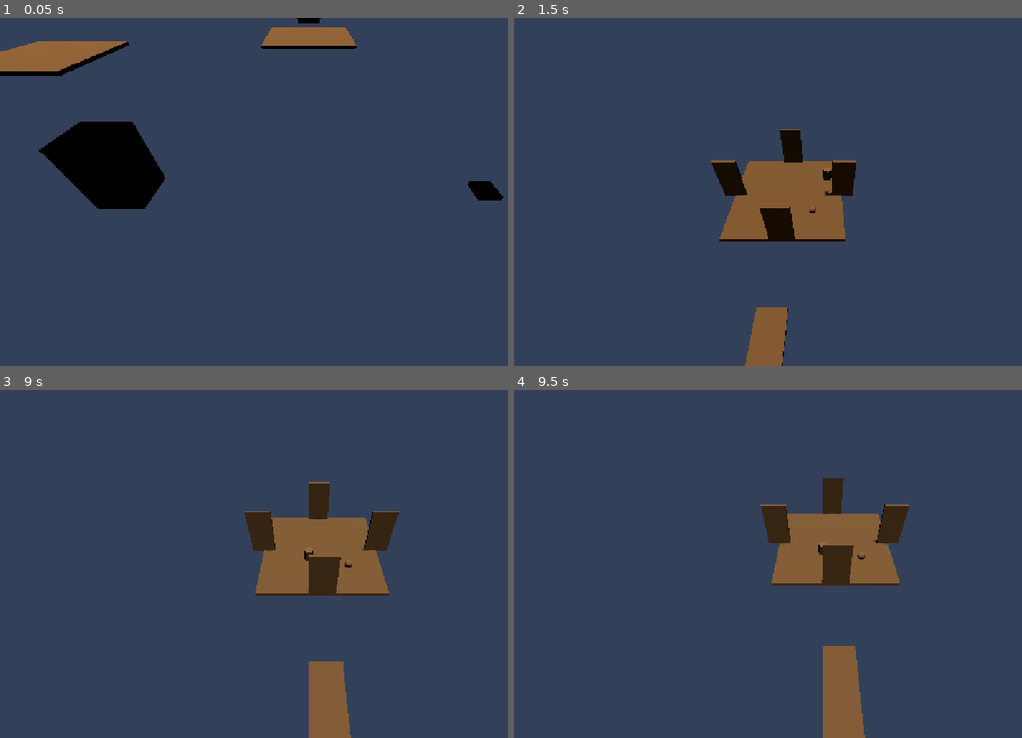
Above: before the commit, frames 1-4 (two rows, left to right).
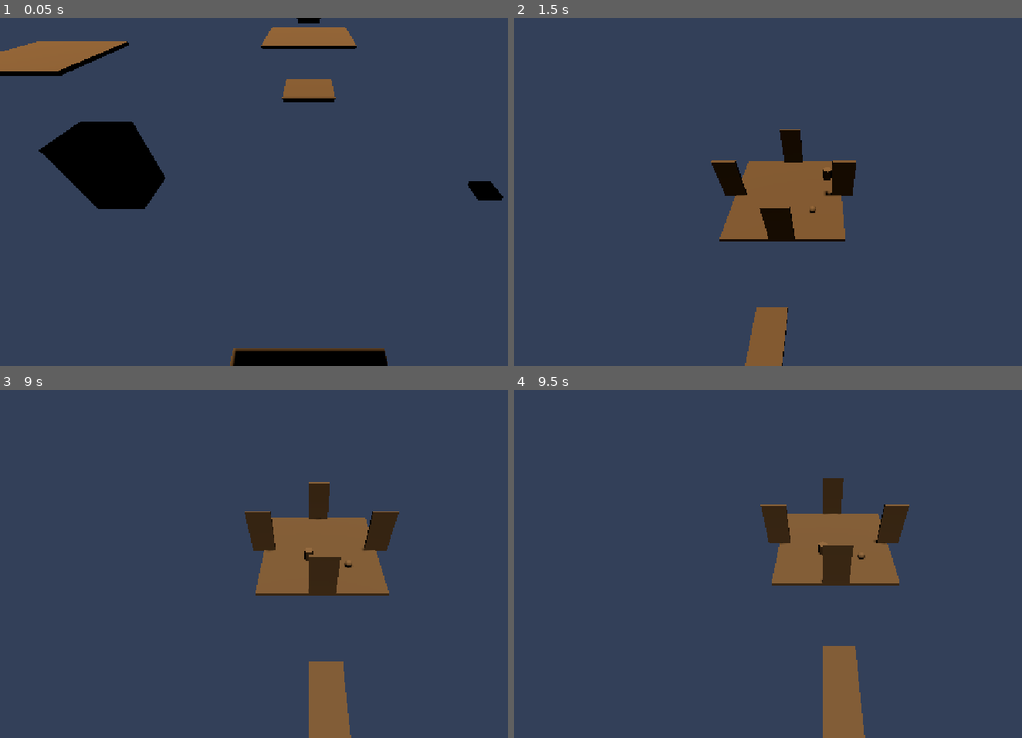
Above: after the commit, the same moments.

Repository: ahmadmuteen64-droid/Ashfall
Game: Godot game, scene res://scenes/world/main.tscn
Two runs of this game, one before a commit and one after it. Both use one fixed random seed, a clock stepped at 60 frames per second and the inputs below.
Inputs (mouse positions are in pixels of both pictures, inside the frame that each line leads up to):
- Up to frame 1 (0.05 s): no input
- Up to frame 2 (1.5 s): tap Enter at 0.5 s; move the mouse to (961, 174) at 0.52 s; hold D (move_right) 0.53-1.25 s; hold E (interact) 0.53-1.25 s; click (961, 174) at 0.67 s; tap Space (jump) at 0.77 s; drag from (696, 209) to (793, 261) at 1.27 s
- Up to frame 3 (9 s): move the mouse to (370, 487) at 2.02 s; hold D (move_right) 2.03-2.75 s; hold Shift (sprint) 2.03-2.75 s; tap Space (jump) at 2.75, 3.77, 6.77 s; drag from (279, 633) to (121, 511) at 2.77 s; move the mouse to (492, 616) at 3.52 s; hold A (move_left) 3.53-4.25 s; hold J (journal) 3.53-4.25 s; drag from (121, 511) to (218, 477) at 4.27 s; move the mouse to (340, 564) at 5.02 s; hold S (move_backward) 5.03-5.75 s; hold E (interact) 5.03-5.75 s; click (340, 564) at 5.17 s; drag from (218, 477) to (182, 581) at 5.77 s; move the mouse to (447, 546) at 6.52 s; hold W (move_forward) 6.53-7.25 s; hold Shift (sprint) 6.53-7.25 s; drag from (182, 581) to (279, 633) at 7.27 s; move the mouse to (370, 487) at 8.02 s; hold S (move_backward) 8.03-8.75 s; hold J (journal) 8.03-8.75 s; drag from (279, 633) to (121, 511) at 8.77 s
- Up to frame 4 (9.5 s): no input

The runs differ from the first frame. In frame 1, 2.2% of the frame differs, in the area x 45-77%, y 17-100%; in frame 2, nothing differs; in frame 3, less than 0.1%; in frame 4, less than 0.1%.

Commit message:
S3: path network — corridors connecting districts
Added path tiles forming primary corridors between adjacent districts.
Atrium→Gatehouse (south), Atrium→CascadeGardens (east),
Atrium→VerdantCreep (northeast). More paths in S4.

Co-Authored-By: Claude <noreply@anthropic.com>

Diff:
--- a/scenes/world/main.tscn
+++ b/scenes/world/main.tscn
@@ -430,6 +430,18 @@
 [node name="StasisSanctum" parent="LevelRoot" unique_id=1051195920 instance=ExtResource("21_r3w6i")]
 transform = Transform3D(1, 0, 0, 0, 1, 0, 0, 0, 1, -15, 0, -25)
 
+[node name="Path_A" parent="LevelRoot" unique_id=515036118 instance=ExtResource("12_i5mec")]
+transform = Transform3D(1, 0, 0, 0, 1, 0, 0, 0, 1, 0, 0, -10)
+
+[node name="Path_B" parent="LevelRoot" unique_id=2012191990 instance=ExtResource("12_i5mec")]
+transform = Transform3D(1, 0, 0, 0, 1, 0, 0, 0, 1, 0, 0, -20)
+
+[node name="Path_E" parent="LevelRoot" unique_id=185260836 instance=ExtResource("12_i5mec")]
+transform = Transform3D(1, 0, 0, 0, 1, 0, 0, 0, 1, 10, 0, 0)
+
+[node name="Path_NE" parent="LevelRoot" unique_id=743868646 instance=ExtResource("12_i5mec")]
+transform = Transform3D(1, 0, 0, 0, 1, 0, 0, 0, 1, 10, 0, 10)
+
 [node name="JournalUI" parent="." unique_id=376284766 instance=ExtResource("9_j0vxu")]
 
 [node name="InventoryUI" parent="." unique_id=1025053704 instance=ExtResource("13_oaya2")]
